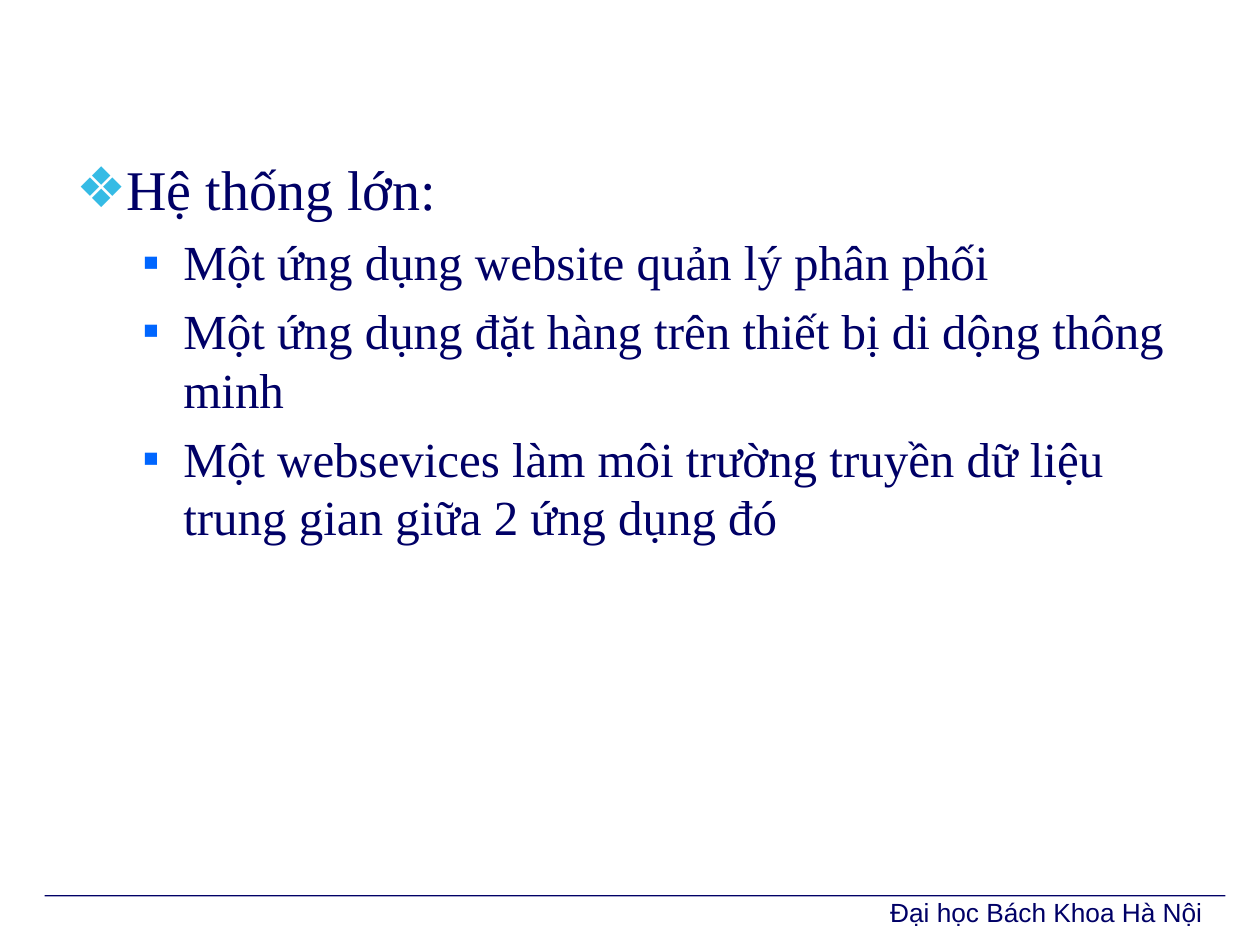
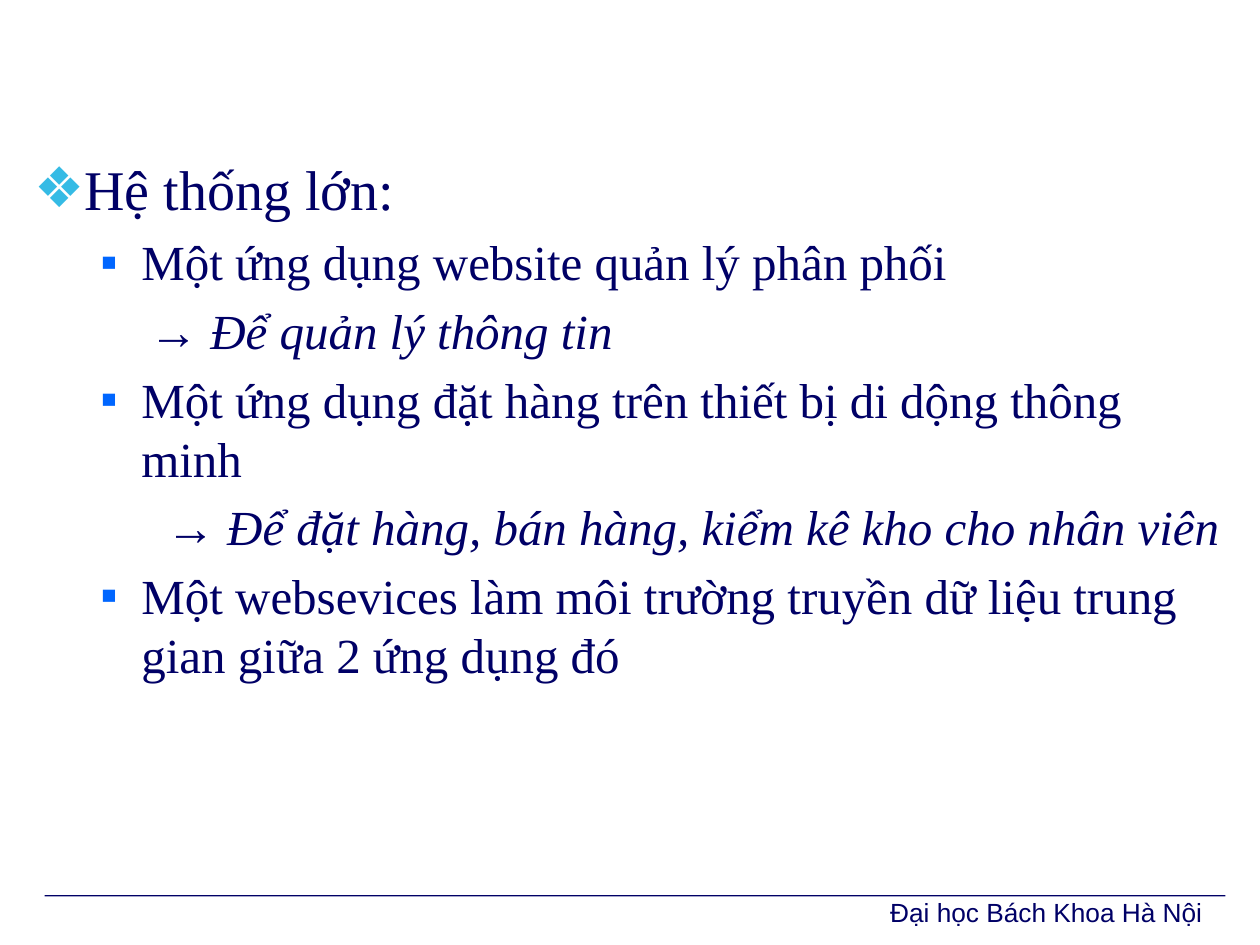
Before and after one commit to PhoenixNguyen/Graduate_Project, a slide deck: slide 6 of Report/BaoVe/TrinhDien/Slide.pptx. Drawn at 1260x945 pixels with LibreOffice and Linux fonts; fonts in the diff are those of the drawing; background and template pictures are left out. Boxes give left, top, right and bottom in pixels: in the first picture for what was removed or moved away, otherwise in the second. Text is boxed around its words. In the diff, an @@ line names an element or a change of style, - is before the commit and + after.

```diff
--- a/Report/BaoVe/TrinhDien/Slide.pptx
+++ b/Report/BaoVe/TrinhDien/Slide.pptx
@@ text "Hệ thống lớn:" moved from (x1=126, y1=169, x2=1163, y2=545) to (x1=84, y1=169, x2=1219, y2=683) @@
@@ text at (x1=210, y1=313, x2=613, y2=359): paragraph added @@
+  → Để quản lý thông tin
@@ text at (x1=227, y1=509, x2=1219, y2=555): paragraph added @@
+    → Để đặt hàng, bán hàng, kiểm kê kho cho nhân viên
```
Also in this commit, not shown: 5 other slides changed, 1 other file.
